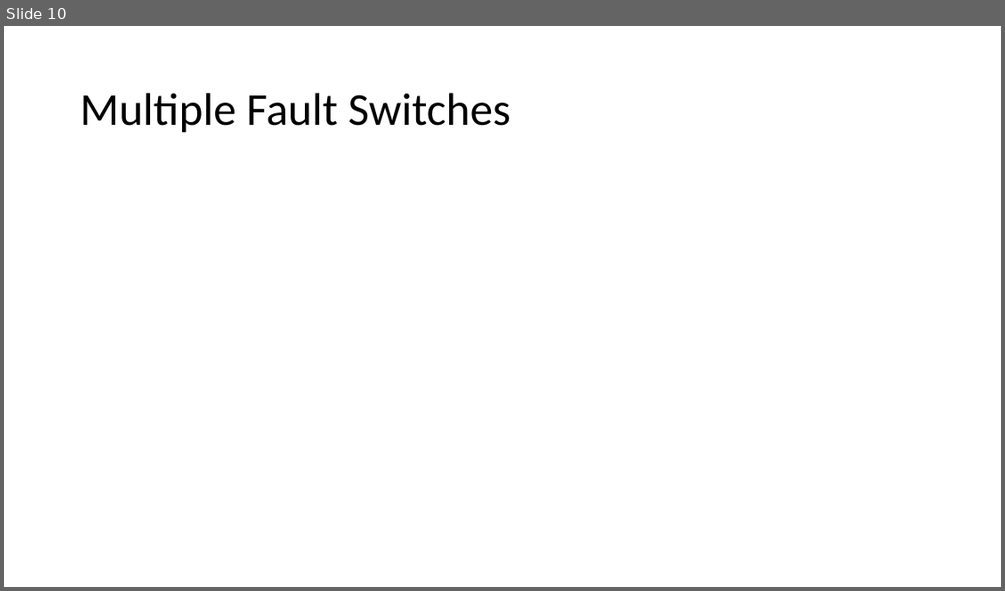
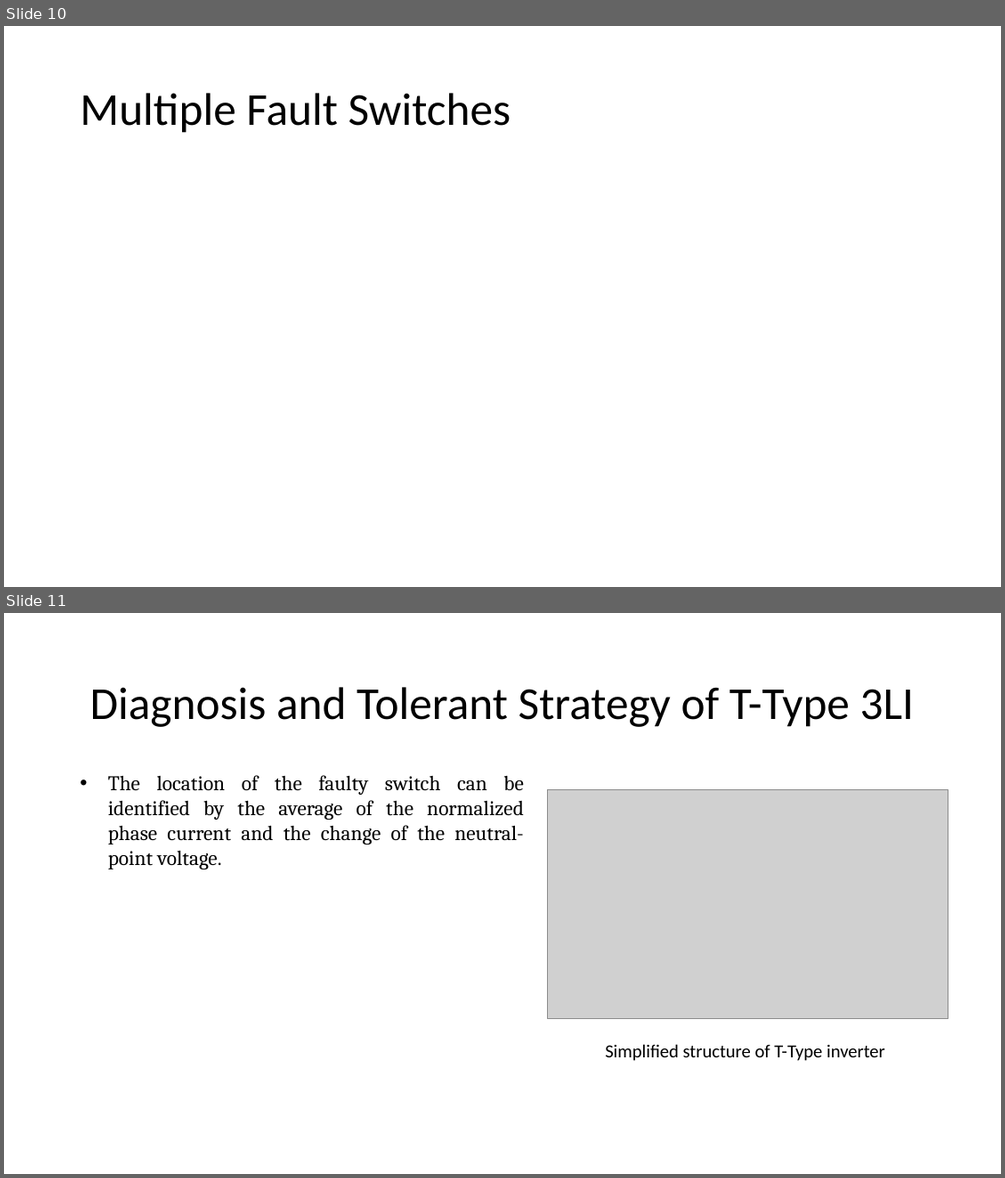
Before and after one commit to ahmetcan-akuz/Thesis, a slide deck: Reports/Fault_Tolerance.pptx. Shown one above the other, each under a label of ours: slide 10 before the commit, slides 10 and 11 after it. The pictures are 1005x591 and 1005x1178 pixels, drawn with LibreOffice and Linux fonts; fonts in the diff are those of the drawing; grey boxes stand for pictures. Boxes give left, top, right and bottom in pixels: in the first picture for what was removed or moved away, otherwise in the second. Text is boxed around its words. In the diff, an @@ line names an element or a change of style, - is before the commit and + after.

Commit message:
Fault Tolerant 20_02

```diff
--- a/Reports/Fault_Tolerance.pptx
+++ b/Reports/Fault_Tolerance.pptx
@@ slide 11 added at [4, 613, 1001, 1174], background #FFFFFF @@
@@ title added at [90, 687, 914, 727], 44 pt, text #000000 @@
+Diagnosis and Tolerant Strategy of T-Type 3LI
@@ text added at [108, 775, 524, 869], 20 pt, text #000000 @@
+• The location of the faulty switch can be identified by the average of the normalized phase current and the change of the neutral-point voltage.
@@ picture added at [548, 790, 947, 1019] @@
@@ text added at [605, 1044, 885, 1061], 17.6 pt, text #000000 @@
+Simplified structure of T-Type inverter
```
Also in this commit, not shown: 2 other files.
